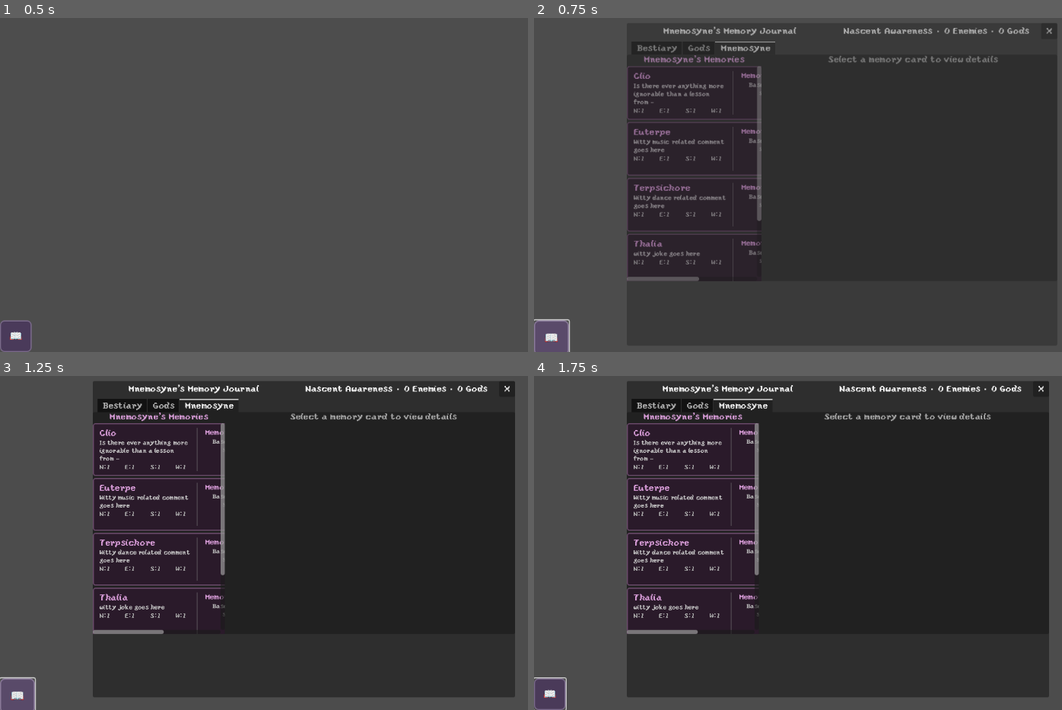
Above: before the commit, frames 1-4 (two rows, left to right).
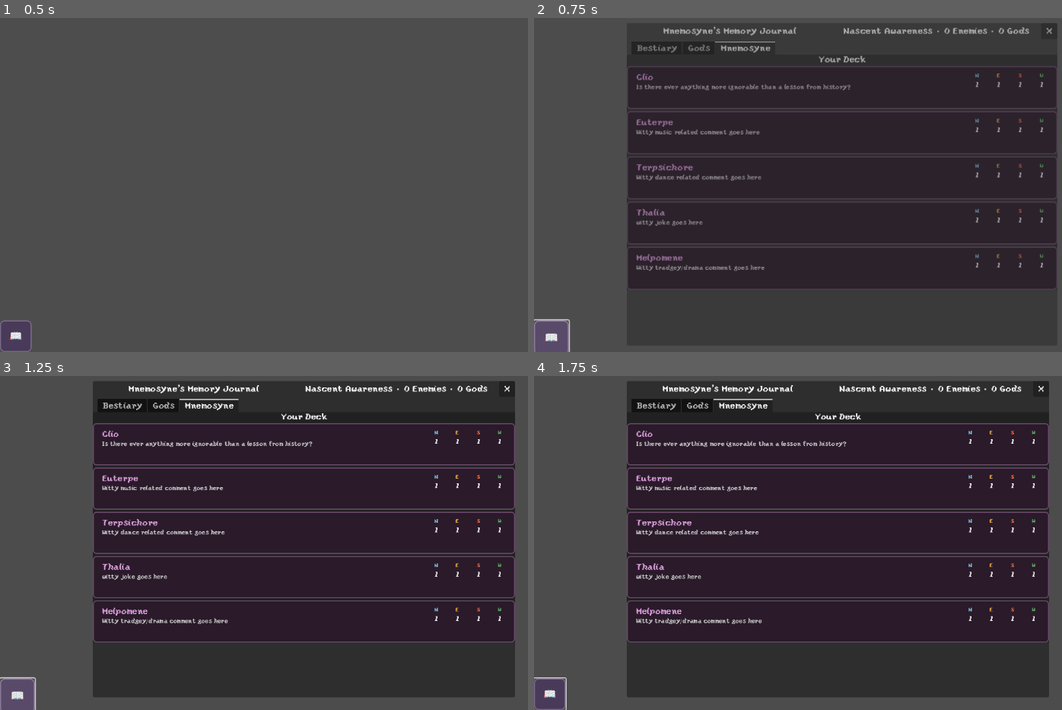
Above: after the commit, the same moments.

Repository: leslieharding/Mnemosyne
Game: Godot game, scene res://Scenes/JournalButton.tscn
Same seed, same stepped clock (60 frames per second), same inputs: the game is played once before the commit and once after it. This scene is started directly instead of the project's main scene.
Inputs (mouse positions are in pixels of both pictures, inside the frame that each line leads up to):
- Up to frame 1 (0.5 s): no input
- Up to frame 2 (0.75 s): click "📖" at 0.5 s
- Up to frame 3 (1.25 s): no input
- Up to frame 4 (1.75 s): click (687, 449) at 1.27 s

Frame 1 is identical in both runs. In frame 2, 5.9% of the frame differs, in the area x 17-100%, y 11-81%; in frame 3, 7.3%, in the area x 17-98%, y 10-80%; in frame 4, 7.3%.

Commit message:
mneomsyne tab tidied

Diff:
--- a/Scenes/MemoryJournal.tscn
+++ b/Scenes/MemoryJournal.tscn
@@ -121,34 +121,15 @@
 text = "Select a god to view mastery details"
 horizontal_alignment = 1
 
-[node name="Mnemosyne" type="HSplitContainer" parent="MainContainer/VBox/TabContainer"]
+[node name="Mnemosyne" type="VBoxContainer" parent="MainContainer/VBox/TabContainer"]
 layout_mode = 2
 metadata/_tab_index = 2
 
-[node name="LeftPanel" type="VBoxContainer" parent="MainContainer/VBox/TabContainer/Mnemosyne"]
-custom_minimum_size = Vector2(250, 0)
-layout_mode = 2
-
-[node name="Mnemosyne\'sMemories" type="Label" parent="MainContainer/VBox/TabContainer/Mnemosyne/LeftPanel"]
+[node name="TitleLabel" type="Label" parent="MainContainer/VBox/TabContainer/Mnemosyne"]
 layout_mode = 2
 text = "Your Deck"
 horizontal_alignment = 1
 
-[node name="ScrollContainer" type="ScrollContainer" parent="MainContainer/VBox/TabContainer/Mnemosyne/LeftPanel"]
+[node name="CardContainer" type="VBoxContainer" parent="MainContainer/VBox/TabContainer/Mnemosyne"]
 layout_mode = 2
 size_flags_vertical = 3
-
-[node name="MnemosyneCardList" type="VBoxContainer" parent="MainContainer/VBox/TabContainer/Mnemosyne/LeftPanel/ScrollContainer"]
-layout_mode = 2
-
-[node name="RightPanel" type="VBoxContainer" parent="MainContainer/VBox/TabContainer/Mnemosyne"]
-layout_mode = 2
-size_flags_horizontal = 3
-
-[node name="MnemosyneDetailPanel" type="VBoxContainer" parent="MainContainer/VBox/TabContainer/Mnemosyne/RightPanel"]
-layout_mode = 2
-
-[node name="DefaultLabel" type="Label" parent="MainContainer/VBox/TabContainer/Mnemosyne/RightPanel/MnemosyneDetailPanel"]
-layout_mode = 2
-text = "Select a card to view more details"
-horizontal_alignment = 1
--- a/Scripts/memory_journal.gd
+++ b/Scripts/memory_journal.gd
@@ -737,91 +737,28 @@
 # NEW MNEMOSYNE DECK FUNCTIONS
 
 func refresh_mnemosyne_tab():
-	print("=== REFRESHING MNEMOSYNE TAB WITH DECK DISPLAY ===")
-
-	# Use the correct paths based on the scene structure
-	var left_panel = mnemosyne_tab.get_node("LeftPanel")
-	var right_panel = mnemosyne_tab.get_node("RightPanel")
-
-	if not left_panel or not right_panel:
-		print("ERROR: Could not find basic panels")
-		return
-
-	var scroll_container = left_panel.get_node("ScrollContainer")
-	if not scroll_container:
-		print("ERROR: Could not find ScrollContainer")
-		return
-
-	var card_list = scroll_container.get_node("MnemosyneCardList")
-	if not card_list:
-		print("ERROR: Could not find MnemosyneCardList")
-		return
-
-	var detail_panel = right_panel.get_node("MnemosyneDetailPanel")
-	if not detail_panel:
-		print("ERROR: Could not find MnemosyneDetailPanel")
-		return
-
-	print("SUCCESS: Found all required nodes!")
-
-	# FIX THE SIZING ISSUES - This is the key fix!
-	left_panel.custom_minimum_size = Vector2(250, 0)
-	left_panel.size_flags_vertical = Control.SIZE_EXPAND_FILL
-
-	scroll_container.custom_minimum_size = Vector2(0, 400)
-	scroll_container.size_flags_vertical = Control.SIZE_EXPAND_FILL
-
-	card_list.size_flags_horizontal = Control.SIZE_EXPAND_FILL
-	card_list.size_flags_vertical = Control.SIZE_EXPAND_FILL
-
-	# Update the left panel title
-	var title_label = left_panel.get_node("Mnemosyne'sMemories")  # Note: no space in the name
-	if title_label:
-		title_label.text = "Mnemosyne's Memories"
-		title_label.add_theme_color_override("font_color", Color("#DDA0DD"))
-
-	# Clear existing cards from the list
-	for child in card_list.get_children():
+	print("=== REFRESHING MNEMOSYNE TAB WITH SIMPLIFIED DISPLAY ===")
+
+	# Get the card container
+	var card_container = mnemosyne_tab.get_node("CardContainer")
+	if not card_container:
+		print("ERROR: Could not find CardContainer")
+		return
+
+
+	# Clear existing cards
+	for child in card_container.get_children():
 		child.queue_free()
 
-	# Clear existing detail panel content
-	for child in detail_panel.get_children():
-		child.queue_free()
-
 	await get_tree().process_frame
 
-	# Add default message to detail panel
-	var default_label = Label.new()
-	default_label.text = "Select a memory card to view details"
-	default_label.horizontal_alignment = HORIZONTAL_ALIGNMENT_CENTER
-	default_label.vertical_alignment = VERTICAL_ALIGNMENT_CENTER
-	default_label.add_theme_color_override("font_color", Color("#AAAAAA"))
-	detail_panel.add_child(default_label)
-
-	# Load and populate Mnemosyne deck
-	await populate_mnemosyne_deck(card_list, detail_panel)
-
-	# Force layout update after adding content
-	await get_tree().process_frame
-	left_panel.queue_redraw()
-	scroll_container.queue_redraw()
-	card_list.queue_redraw()
-
-	print("Mnemosyne tab refresh complete with deck display!")
-
-func populate_mnemosyne_deck(card_list_container: VBoxContainer, detail_panel: VBoxContainer):
-	print("Loading Mnemosyne deck...")
-
-	# Add debugging for container sizing
-	print("DEBUG: card_list_container size: ", card_list_container.size)
-	print("DEBUG: card_list_container custom_minimum_size: ", card_list_container.custom_minimum_size)
-	print("DEBUG: card_list_container visible: ", card_list_container.visible)
-	print("DEBUG: card_list_container children before: ", card_list_container.get_children().size())
-
-	# Force proper sizing on the card list container
-	card_list_container.custom_minimum_size = Vector2(230, 400)
-	card_list_container.size_flags_horizontal = Control.SIZE_EXPAND_FILL
-	card_list_container.size_flags_vertical = Control.SIZE_EXPAND_FILL
+	# Load and display Mnemosyne deck
+	populate_mnemosyne_cards_simple(card_container)
+
+	print("Mnemosyne tab refresh complete!")
+
+func populate_mnemosyne_cards_simple(container: VBoxContainer):
+	print("Loading Mnemosyne deck for simple display...")
 
 	# Load Mnemosyne collection
 	var collection_path = "res://Resources/Collections/Mnemosyne.tres"
@@ -830,7 +767,7 @@
 		var error_label = Label.new()
 		error_label.text = "Mnemosyne collection not found!"
 		error_label.add_theme_color_override("font_color", Color.RED)
-		card_list_container.add_child(error_label)
+		container.add_child(error_label)
 		return
 
 	var collection: GodCardCollection = load(collection_path)
@@ -838,7 +775,7 @@
 		print("ERROR: Failed to load Mnemosyne collection")
 		return
 
-	# Get the Mnemosyne deck (first deck since there's only one)
+	# Get the Mnemosyne deck
 	var mnemosyne_deck = collection.get_deck(0)
 	print("Loaded Mnemosyne deck with ", mnemosyne_deck.size(), " cards")
 
@@ -846,75 +783,55 @@
 		var no_cards_label = Label.new()
 		no_cards_label.text = "No memory cards found in Mnemosyne's collection."
 		no_cards_label.add_theme_color_override("font_color", Color("#888888"))
-		card_list_container.add_child(no_cards_label)
-		return
-
-	# Create card displays similar to Apollo deck display
+		no_cards_label.horizontal_alignment = HORIZONTAL_ALIGNMENT_CENTER
+		container.add_child(no_cards_label)
+		return
+
+	# Create compact card displays
 	for i in range(mnemosyne_deck.size()):
 		var card = mnemosyne_deck[i]
 		if not card:
-			print("Skipping null card at index ", i)
 			continue
 
-		var card_display = create_mnemosyne_card_display(card, i)
-		card_list_container.add_child(card_display)
-
-		print("Created display for Mnemosyne card: ", card.card_name)
-		print("  - Card display size: ", card_display.size)
-		print("  - Card display custom_minimum_size: ", card_display.custom_minimum_size)
-		print("  - Card display visible: ", card_display.visible)
-
-	# Force layout updates
-	await get_tree().process_frame
-	card_list_container.queue_redraw()
-
-	print("Created ", mnemosyne_deck.size(), " Mnemosyne card displays")
-	print("DEBUG: card_list_container children after: ", card_list_container.get_children().size())
-	print("DEBUG: card_list_container final size: ", card_list_container.size)
-
-	# Test by adding a simple visible label to verify the container works
-	var test_label = Label.new()
-	test_label.text = "TEST: If you can see this, the container is working!"
-	test_label.add_theme_color_override("font_color", Color.RED)
-	test_label.add_theme_font_size_override("font_size", 16)
-	card_list_container.add_child(test_label)
-	print("Added test label to verify container visibility")
-
-func create_mnemosyne_card_display(card: CardResource, card_index: int) -> Control:
-	print("Creating card display for: ", card.card_name)
-
-	# Main container for this card
+		var card_display = create_compact_card_display(card)
+		container.add_child(card_display)
+
+	print("Created ", mnemosyne_deck.size(), " compact Mnemosyne card displays")
+
+
+func create_compact_card_display(card: CardResource) -> Control:
+	# Main panel for the card
 	var card_panel = PanelContainer.new()
-	card_panel.custom_minimum_size = Vector2(220, 100)  # Ensure minimum size
-	card_panel.size_flags_horizontal = Control.SIZE_EXPAND_FILL
-
-	# Create a style for the panel - using Mnemosyne's purple theme
+	card_panel.custom_minimum_size = Vector2(500, 80)
+
+	# Mnemosyne purple theme
 	var style = StyleBoxFlat.new()
-	style.bg_color = Color("#2A1A2A")  # Dark purple background
-	style.border_color = Color("#6A4A6A")  # Purple border
+	style.bg_color = Color("#2A1A2A")
+	style.border_color = Color("#6A4A6A")
 	style.border_width_left = 2
 	style.border_width_top = 2
 	style.border_width_right = 2
 	style.border_width_bottom = 2
-	style.corner_radius_top_left = 4
-	style.corner_radius_top_right = 4
-	style.corner_radius_bottom_left = 4
-	style.corner_radius_bottom_right = 4
+	style.corner_radius_top_left = 6
+	style.corner_radius_top_right = 6
+	style.corner_radius_bottom_left = 6
+	style.corner_radius_bottom_right = 6
 	card_panel.add_theme_stylebox_override("panel", style)
 
-	# Margin container for padding
+	# Margin for padding
 	var margin = MarginContainer.new()
-	margin.add_theme_constant_override("margin_left", 10)
-	margin.add_theme_constant_override("margin_right", 10)
-	margin.add_theme_constant_override("margin_top", 8)
-	margin.add_theme_constant_override("margin_bottom", 8)
+	margin.add_theme_constant_override("margin_left", 15)
+	margin.add_theme_constant_override("margin_right", 15)
+	margin.add_theme_constant_override("margin_top", 10)
+	margin.add_theme_constant_override("margin_bottom", 10)
 	card_panel.add_child(margin)
 
 	# Main horizontal layout
 	var h_container = HBoxContainer.new()
+	h_container.add_theme_constant_override("separation", 20)
 	margin.add_child(h_container)
 
-	# Left side - Card info
+	# Left side - Card name and description
 	var left_side = VBoxContainer.new()
 	left_side.size_flags_horizontal = Control.SIZE_EXPAND_FILL
 	h_container.add_child(left_side)
@@ -923,306 +840,46 @@
 	var name_label = Label.new()
 	name_label.text = card.card_name
 	name_label.add_theme_font_size_override("font_size", 16)
-	name_label.add_theme_color_override("font_color", Color("#DDA0DD"))  # Light purple for Mnemosyne
+	name_label.add_theme_color_override("font_color", Color("#DDA0DD"))
 	left_side.add_child(name_label)
 
-	# Card description (truncated if too long)
+	# Description (truncated)
 	var desc_label = Label.new()
 	var description = card.description
-	if description.length() > 60:
-		description = description.substr(0, 57) + "..."
+	if description.length() > 80:
+		description = description.substr(0, 77) + "..."
 	desc_label.text = description
 	desc_label.add_theme_font_size_override("font_size", 11)
 	desc_label.add_theme_color_override("font_color", Color("#CCCCCC"))
 	desc_label.autowrap_mode = TextServer.AUTOWRAP_WORD_SMART
 	left_side.add_child(desc_label)
 
-	# Card values in a compact format
+	# Right side - Power values
 	var values_container = HBoxContainer.new()
-	left_side.add_child(values_container)
+	values_container.add_theme_constant_override("separation", 15)
+	h_container.add_child(values_container)
 
 	var directions = ["N", "E", "S", "W"]
+	var direction_colors = [Color("#87CEEB"), Color("#FFB74D"), Color("#FF7043"), Color("#66BB6A")]
+
 	for i in range(4):
+		var value_container = VBoxContainer.new()
+		value_container.custom_minimum_size.x = 25
+
 		var dir_label = Label.new()
-		dir_label.text = directions[i] + ":" + str(card.values[i])
-		dir_label.add_theme_font_size_override("font_size", 12)
-		dir_label.add_theme_color_override("font_color", Color("#AAAAAA"))
-		dir_label.custom_minimum_size.x = 35
-		values_container.add_child(dir_label)
-
-		# Add small spacer between values
-		if i < 3:
-			var spacer = Control.new()
-			spacer.custom_minimum_size.x = 5
-			values_container.add_child(spacer)
-
-	# Separator
-	var v_separator = VSeparator.new()
-	h_container.add_child(v_separator)
-
-	# Right side - Memory enhancement info (placeholder for future upgrades)
-	var right_side = VBoxContainer.new()
-	right_side.size_flags_horizontal = Control.SIZE_SHRINK_END
-	right_side.custom_minimum_size.x = 120  # Reduced to fit better
-	h_container.add_child(right_side)
-
-	# Enhancement title
-	var enhancement_title = Label.new()
-	enhancement_title.text = "Memory State"
-	enhancement_title.add_theme_font_size_override("font_size", 14)
-	enhancement_title.add_theme_color_override("font_color", Color("#DDA0DD"))
-	enhancement_title.horizontal_alignment = HORIZONTAL_ALIGNMENT_CENTER
-	right_side.add_child(enhancement_title)
-
-	# Base level (placeholder for future enhancement system)
-	var level_label = Label.new()
-	level_label.text = "Base Memory"
-	level_label.add_theme_font_size_override("font_size", 11)
-	level_label.add_theme_color_override("font_color", Color("#BBBBBB"))
-	level_label.horizontal_alignment = HORIZONTAL_ALIGNMENT_CENTER
-	right_side.add_child(level_label)
-
-	# Enhancement progress (placeholder)
-	var progress_label = Label.new()
-	progress_label.text = "Stable"
-	progress_label.add_theme_font_size_override("font_size", 10)
-	progress_label.add_theme_color_override("font_color", Color("#999999"))
-	progress_label.horizontal_alignment = HORIZONTAL_ALIGNMENT_CENTER
-	right_side.add_child(progress_label)
-
-	# Make the entire card clickable
-	var button = Button.new()
-	button.flat = true
-	button.custom_minimum_size = Vector2(220, 100)
-	button.size_flags_horizontal = Control.SIZE_EXPAND_FILL
-	button.pressed.connect(_on_mnemosyne_card_selected.bind(card, card_index))
-
-	# Create final container
-	var container = Control.new()
-	container.custom_minimum_size = Vector2(220, 100)
-	container.size_flags_horizontal = Control.SIZE_EXPAND_FILL
-	container.add_child(button)
-	container.add_child(card_panel)
-
-	# Ensure everything fills properly
-	button.anchors_preset = Control.PRESET_FULL_RECT
-	card_panel.anchors_preset = Control.PRESET_FULL_RECT
-
-	print("  - Created container with size: ", container.custom_minimum_size)
-	return container
-
-func _on_mnemosyne_card_selected(card: CardResource, card_index: int):
-	print("Mnemosyne card selected: ", card_index, " - ", card.card_name)
-
-	# Get the detail panel from the existing scene structure
-	var detail_panel = mnemosyne_tab.get_node("RightPanel/MnemosyneDetailPanel")
-	if not detail_panel:
-		print("ERROR: Could not find detail panel at RightPanel/MnemosyneDetailPanel")
-		# Try to debug the structure
-		print("Available nodes in mnemosyne_tab:")
-		for child in mnemosyne_tab.get_children():
-			print("  - ", child.name, " (", child.get_class(), ")")
-		return
-
-	# Clear current detail panel
-	for child in detail_panel.get_children():
-		child.queue_free()
-
-	# Wait a frame to ensure children are cleared
-	await get_tree().process_frame
-
-	# Create detailed card display
-	create_detailed_mnemosyne_card_display(detail_panel, card, card_index)
-
-func create_detailed_mnemosyne_card_display(container: VBoxContainer, card: CardResource, card_index: int):
-	# Main container
-	var main_vbox = VBoxContainer.new()
-	main_vbox.add_theme_constant_override("separation", 15)
-
-	# Card name title
-	var title_label = Label.new()
-	title_label.text = card.card_name
-	title_label.add_theme_font_size_override("font_size", 20)
-	title_label.add_theme_color_override("font_color", Color("#DDA0DD"))  # Mnemosyne purple
-	title_label.horizontal_alignment = HORIZONTAL_ALIGNMENT_CENTER
-	main_vbox.add_child(title_label)
-
-	# Separator
-	var separator1 = HSeparator.new()
-	main_vbox.add_child(separator1)
-
-	# Power values section
-	var values_section = VBoxContainer.new()
-	values_section.add_theme_constant_override("separation", 8)
-
-	var values_title = Label.new()
-	values_title.text = "Directional Power Values:"
-	values_title.add_theme_font_size_override("font_size", 14)
-	values_title.add_theme_color_override("font_color", Color.WHITE)
-	values_section.add_child(values_title)
-
-	# Create a grid for power values
-	var power_grid = GridContainer.new()
-	power_grid.columns = 2
-	power_grid.add_theme_constant_override("h_separation", 20)
-	power_grid.add_theme_constant_override("v_separation", 5)
-
-	var directions = ["North", "East", "South", "West"]
-	var direction_colors = [Color("#87CEEB"), Color("#FFB74D"), Color("#FF7043"), Color("#66BB6A")]
-
-	for i in range(4):
-		var dir_label = Label.new()
-		dir_label.text = directions[i] + ":"
+		dir_label.text = directions[i]
 		dir_label.add_theme_color_override("font_color", direction_colors[i])
-		dir_label.add_theme_font_size_override("font_size", 12)
-		power_grid.add_child(dir_label)
+		dir_label.add_theme_font_size_override("font_size", 10)
+		dir_label.horizontal_alignment = HORIZONTAL_ALIGNMENT_CENTER
+		value_container.add_child(dir_label)
 
 		var value_label = Label.new()
 		value_label.text = str(card.values[i])
 		value_label.add_theme_color_override("font_color", Color.WHITE)
-		value_label.add_theme_font_size_override("font_size", 12)
-		power_grid.add_child(value_label)
-
-	values_section.add_child(power_grid)
-	main_vbox.add_child(values_section)
-
-	# Separator
-	var separator2 = HSeparator.new()
-	main_vbox.add_child(separator2)
-
-	# Description section
-	var desc_section = VBoxContainer.new()
-	desc_section.add_theme_constant_override("separation", 5)
-
-	var desc_title = Label.new()
-	desc_title.text = "Memory Fragment:"
-	desc_title.add_theme_font_size_override("font_size", 14)
-	desc_title.add_theme_color_override("font_color", Color.WHITE)
-	desc_section.add_child(desc_title)
-
-	var desc_label = Label.new()
-	desc_label.text = card.description
-	desc_label.add_theme_font_size_override("font_size", 12)
-	desc_label.add_theme_color_override("font_color", Color("#DDDDDD"))
-	desc_label.autowrap_mode = TextServer.AUTOWRAP_WORD_SMART
-	desc_label.size_flags_horizontal = Control.SIZE_EXPAND_FILL
-	desc_section.add_child(desc_label)
-
-	main_vbox.add_child(desc_section)
-
-	# Abilities section
-	if card.abilities.size() > 0:
-		var separator3 = HSeparator.new()
-		main_vbox.add_child(separator3)
-
-		var abilities_section = VBoxContainer.new()
-		abilities_section.add_theme_constant_override("separation", 8)
-
-		var abilities_title = Label.new()
-		abilities_title.text = "Special Abilities:"
-		abilities_title.add_theme_font_size_override("font_size", 14)
-		abilities_title.add_theme_color_override("font_color", Color.WHITE)
-		abilities_section.add_child(abilities_title)
-
-		for ability in card.abilities:
-			var ability_container = VBoxContainer.new()
-			ability_container.add_theme_constant_override("separation", 2)
-
-			var ability_name = Label.new()
-			ability_name.text = "• " + ability.ability_name
-			ability_name.add_theme_font_size_override("font_size", 12)
-			ability_name.add_theme_color_override("font_color", Color("#FFD700"))
-			ability_container.add_child(ability_name)
-
-			var ability_desc = Label.new()
-			ability_desc.text = "  " + ability.description
-			ability_desc.add_theme_font_size_override("font_size", 11)
-			ability_desc.add_theme_color_override("font_color", Color("#CCCCCC"))
-			ability_desc.autowrap_mode = TextServer.AUTOWRAP_WORD_SMART
-			ability_desc.size_flags_horizontal = Control.SIZE_EXPAND_FILL
-			ability_container.add_child(ability_desc)
-
-			abilities_section.add_child(ability_container)
-
-		main_vbox.add_child(abilities_section)
-	else:
-		# No abilities
-		var separator3 = HSeparator.new()
-		main_vbox.add_child(separator3)
-
-		var no_abilities_label = Label.new()
-		no_abilities_label.text = "No special abilities (pure memory essence)"
-		no_abilities_label.add_theme_font_size_override("font_size", 11)
-		no_abilities_label.add_theme_color_override("font_color", Color("#888888"))
-		no_abilities_label.horizontal_alignment = HORIZONTAL_ALIGNMENT_CENTER
-		main_vbox.add_child(no_abilities_label)
-
-	# Enhancement status section (placeholder for future upgrade system)
-	var separator4 = HSeparator.new()
-	main_vbox.add_child(separator4)
-
-	var enhancement_section = VBoxContainer.new()
-	enhancement_section.add_theme_constant_override("separation", 5)
-
-	var enhancement_title = Label.new()
-	enhancement_title.text = "Memory Enhancement Status:"
-	enhancement_title.add_theme_font_size_override("font_size", 14)
-	enhancement_title.add_theme_color_override("font_color", Color("#DDA0DD"))
-	enhancement_section.add_child(enhancement_title)
-
-	var enhancement_status = Label.new()
-	enhancement_status.text = "Base Form - Stable Memory Core\n(Future enhancements available through divine victories and consciousness expansion)"
-	enhancement_status.add_theme_font_size_override("font_size", 10)
-	enhancement_status.add_theme_color_override("font_color", Color("#AAAAAA"))
-	enhancement_status.autowrap_mode = TextServer.AUTOWRAP_WORD_SMART
-	enhancement_status.horizontal_alignment = HORIZONTAL_ALIGNMENT_CENTER
-	enhancement_section.add_child(enhancement_status)
-
-	main_vbox.add_child(enhancement_section)
-
-	# Add the main container to the detail panel
-	container.add_child(main_vbox)
-
-	print("Updated detail panel for Mnemosyne card: ", card.card_name)
-
-func debug_mnemosyne_containers():
-	print("=== DEBUGGING MNEMOSYNE CONTAINERS ===")
-	var left_panel = mnemosyne_tab.get_node("LeftPanel")
-	var scroll_container = left_panel.get_node("ScrollContainer")
-	var card_list = scroll_container.get_node("MnemosyneCardList")
-
-	print("LeftPanel:")
-	print("  - Size: ", left_panel.size)
-	print("  - Custom minimum size: ", left_panel.custom_minimum_size)
-	print("  - Visible: ", left_panel.visible)
-	print("  - Modulate: ", left_panel.modulate)
-
-	print("ScrollContainer:")
-	print("  - Size: ", scroll_container.size)
-	print("  - Custom minimum size: ", scroll_container.custom_minimum_size)
-	print("  - Visible: ", scroll_container.visible)
-	print("  - Modulate: ", scroll_container.modulate)
-	print("  - Content size: ", scroll_container.get_v_scroll_bar().max_value)
-
-	print("MnemosyneCardList:")
-	print("  - Size: ", card_list.size)
-	print("  - Custom minimum size: ", card_list.custom_minimum_size)
-	print("  - Visible: ", card_list.visible)
-	print("  - Modulate: ", card_list.modulate)
-	print("  - Children: ", card_list.get_children().size())
-
-	# Test if we can add a simple colored panel that should be visible
-	var test_panel = PanelContainer.new()
-	test_panel.custom_minimum_size = Vector2(200, 50)
-	var test_style = StyleBoxFlat.new()
-	test_style.bg_color = Color.RED
-	test_panel.add_theme_stylebox_override("panel", test_style)
-
-	var test_label2 = Label.new()
-	test_label2.text = "BRIGHT RED TEST PANEL"
-	test_label2.add_theme_color_override("font_color", Color.WHITE)
-	test_label2.add_theme_font_size_override("font_size", 16)
-	test_panel.add_child(test_label2)
-
-	card_list.add_child(test_panel)
-	print("Added bright red test panel to card list")
+		value_label.add_theme_font_size_override("font_size", 14)
+		value_label.horizontal_alignment = HORIZONTAL_ALIGNMENT_CENTER
+		value_container.add_child(value_label)
+
+		values_container.add_child(value_container)
+
+	return card_panel
